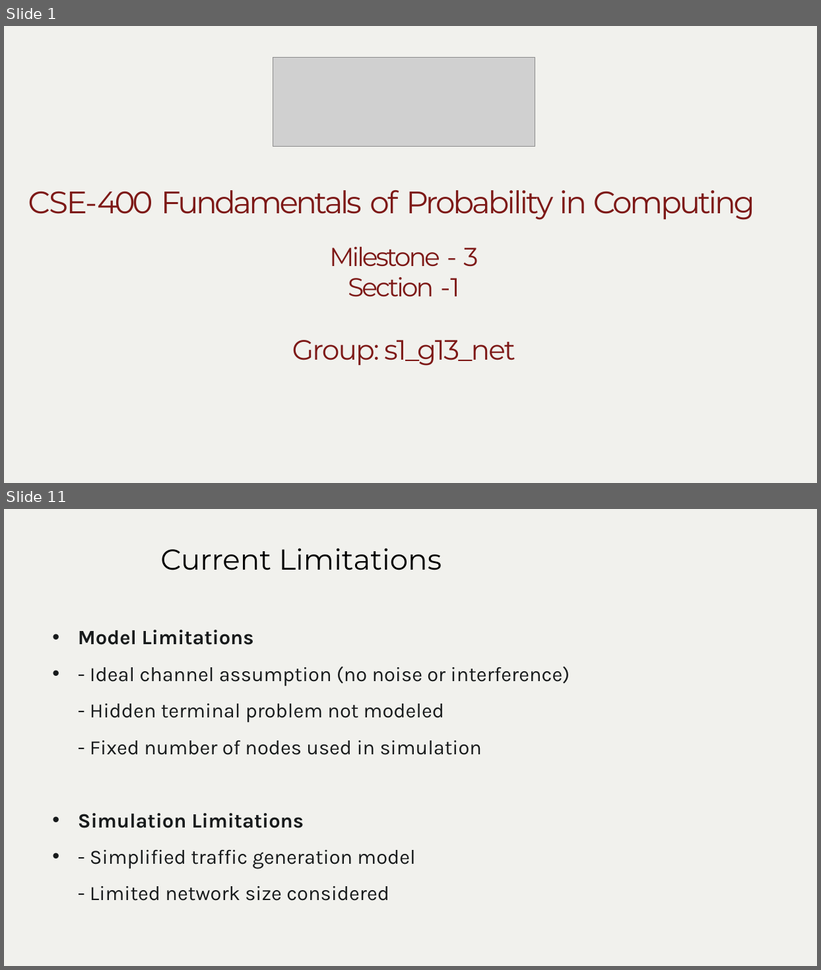
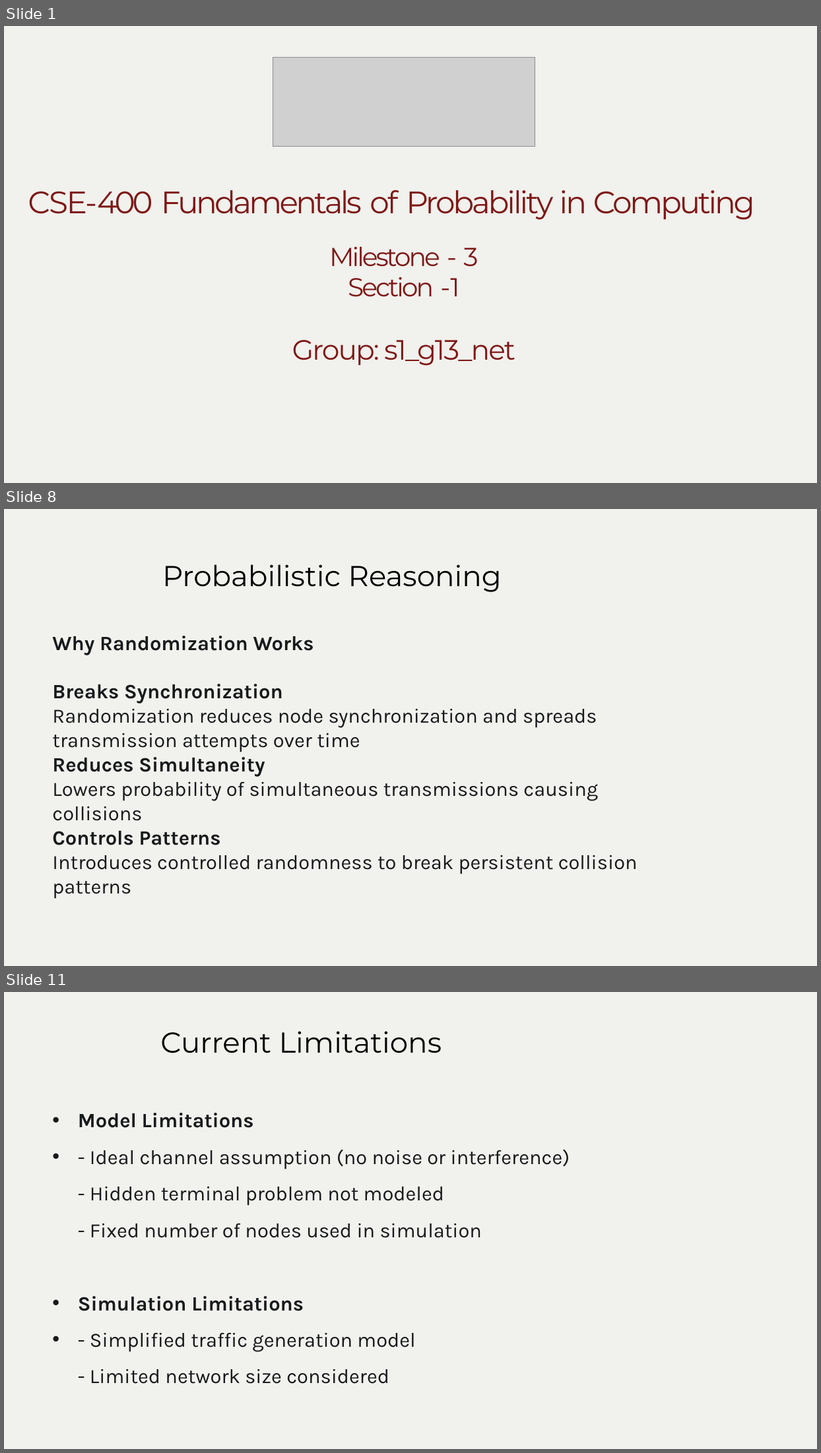
Before and after one commit to pratika719/beb-probabilistic-network-simulator, a slide deck: g13_s1_net/Milestone-3_s1_g13_net/PPT for video/Milestone 3_ppt.pptx. Shown one above the other, each under a label of ours: slides 1 and 11 before the commit, slides 1, 8 and 11 after it; the slides between them are not shown. The pictures are 821x970 and 821x1453 pixels, drawn with LibreOffice and Linux fonts; fonts in the diff are those of the drawing; grey boxes stand for pictures; background and template pictures are left out. Boxes give left, top, right and bottom in pixels: in the first picture for what was removed or moved away, otherwise in the second. Text is boxed around its words. In the diff, an @@ line names an element or a change of style, - is before the commit and + after.

```diff
--- a/g13_s1_net/Milestone-3_s1_g13_net/PPT for video/Milestone 3_ppt.pptx
+++ b/g13_s1_net/Milestone-3_s1_g13_net/PPT for video/Milestone 3_ppt.pptx
@@ slide 8 added at bbox=[4, 509, 817, 966], background #FFFFFF; not listed: 1 template element that a slide beside it also shows @@
@@ title added at bbox=[162, 564, 502, 592], 51 pt, text #000000 @@
+Probabilistic Reasoning
@@ text added at bbox=[52, 636, 638, 899], 36 pt, text #171A1B @@
+Why Randomization Works
+Breaks Synchronization
+Randomization reduces node synchronization and spreads transmission attempts over time
+Reduces Simultaneity
+Lowers probability of simultaneous transmissions causing collisions
+Controls Patterns
+Introduces controlled randomness to break persistent collision patterns
```
Also in this commit, not shown: 6 slides changed, 4 other slides added, 5 slides removed, 3 other files.
